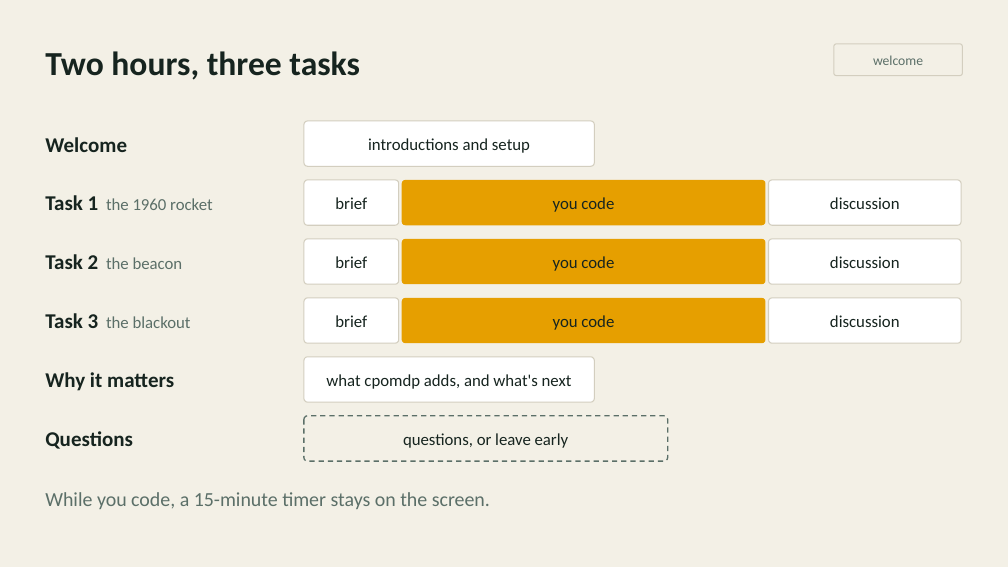
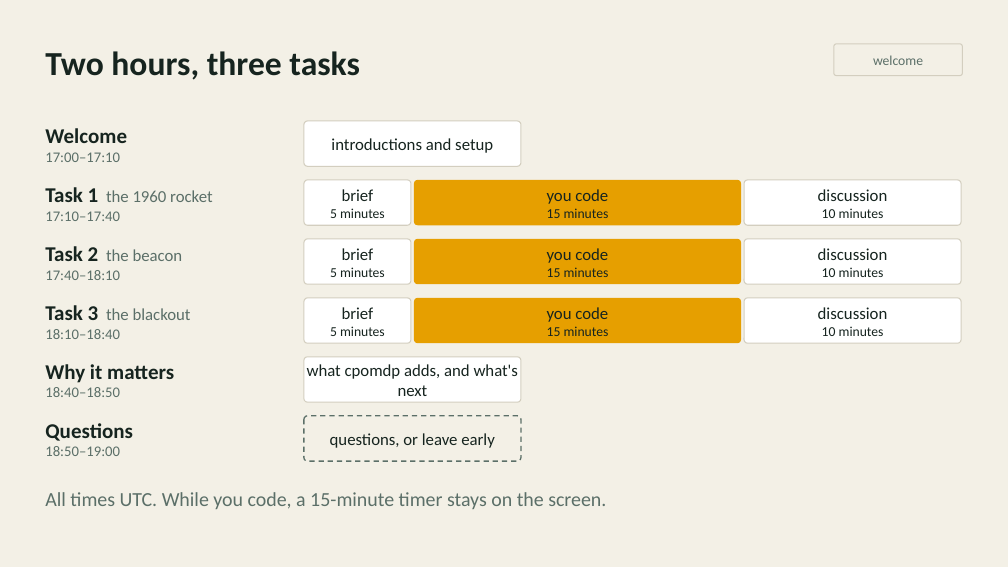
Before and after one commit to inferogenesis/cpomdp-workshop, a slide deck: slide 4 of deck/cpomdp_symposium_2026.pptx. Drawn at 1008x567 pixels with LibreOffice and Linux fonts; fonts in the diff are those of the drawing. Boxes give left, top, right and bottom in pixels: in the first picture for what was removed or moved away, otherwise in the second. Text is boxed around its words. In the diff, an @@ line names an element or a change of style, - is before the commit and + after.

```diff
--- a/deck/cpomdp_symposium_2026.pptx
+++ b/deck/cpomdp_symposium_2026.pptx
@@ rounded rectangle "introductions and setup": place and size @@
-rounded rectangle "introductions and setup" at [304, 121, 594, 166]
+rounded rectangle "introductions and setup" at [304, 121, 521, 166]
@@ text at [45, 152, 120, 162]: paragraph added @@
+17:00–17:10
@@ rounded rectangle "brief": place and size @@
-rounded rectangle "brief" at [304, 180, 399, 225]
+rounded rectangle "brief" at [304, 180, 411, 225]
@@ text in rounded rectangle at [330, 208, 385, 218]: paragraph added @@
+5 minutes
@@ rounded rectangle "you code": place and size @@
-rounded rectangle "you code" at [402, 180, 765, 225]
+rounded rectangle "you code" at [414, 180, 742, 225]
@@ text in rounded rectangle at [547, 208, 609, 218]: paragraph added @@
+15 minutes
@@ rounded rectangle "discussion": place and size @@
-rounded rectangle "discussion" at [769, 180, 962, 225]
+rounded rectangle "discussion" at [744, 180, 961, 225]
@@ text in rounded rectangle at [822, 208, 884, 218]: paragraph added @@
+10 minutes
@@ text at [45, 211, 120, 221]: paragraph added @@
+17:10–17:40
@@ rounded rectangle "brief": place and size @@
-rounded rectangle "brief" at [304, 239, 399, 284]
+rounded rectangle "brief" at [304, 239, 411, 284]
@@ rounded rectangle "you code": place and size @@
-rounded rectangle "you code" at [402, 239, 765, 284]
+rounded rectangle "you code" at [414, 239, 742, 284]
@@ rounded rectangle "discussion": place and size @@
-rounded rectangle "discussion" at [769, 239, 962, 284]
+rounded rectangle "discussion" at [744, 239, 961, 284]
@@ text in rounded rectangle at [330, 267, 385, 277]: paragraph added @@
+5 minutes
@@ text in rounded rectangle at [547, 267, 609, 277]: paragraph added @@
+15 minutes
@@ text in rounded rectangle at [822, 267, 884, 277]: paragraph added @@
+10 minutes
@@ text at [45, 270, 120, 280]: paragraph added @@
+17:40–18:10
@@ rounded rectangle "brief": place and size @@
-rounded rectangle "brief" at [304, 298, 399, 343]
+rounded rectangle "brief" at [304, 298, 411, 343]
@@ rounded rectangle "you code": place and size @@
-rounded rectangle "you code" at [402, 298, 765, 343]
+rounded rectangle "you code" at [414, 298, 742, 343]
@@ rounded rectangle "discussion": place and size @@
-rounded rectangle "discussion" at [769, 298, 962, 343]
+rounded rectangle "discussion" at [744, 298, 961, 343]
@@ text at [45, 329, 120, 339]: paragraph added @@
+18:10–18:40
@@ text in rounded rectangle at [330, 326, 385, 336]: paragraph added @@
+5 minutes
@@ text in rounded rectangle at [547, 326, 609, 336]: paragraph added @@
+15 minutes
@@ text in rounded rectangle at [822, 326, 884, 336]: paragraph added @@
+10 minutes
@@ rounded rectangle "what cpomdp adds, and what's ...": place and size @@
-rounded rectangle "what cpomdp adds, and what's ..." at [304, 357, 594, 402]
+rounded rectangle "what cpomdp adds, and what's ..." at [304, 357, 521, 402]
@@ text at [45, 387, 120, 397]: paragraph added @@
+18:40–18:50
@@ rounded rectangle "questions, or leave early": place and size @@
-rounded rectangle "questions, or leave early" at [304, 416, 668, 461]
+rounded rectangle "questions, or leave early" at [304, 416, 521, 461]
@@ text at [45, 446, 120, 456]: paragraph added @@
+18:50–19:00
@@ text at [45, 492, 606, 509]: text changed @@
-While you code, a 15-minute timer stays on the screen.
+All times UTC. While you code, a 15-minute timer stays on the screen.
```
Also in this commit, not shown: 4 other slides changed, 3 slides removed, 6 other files.
